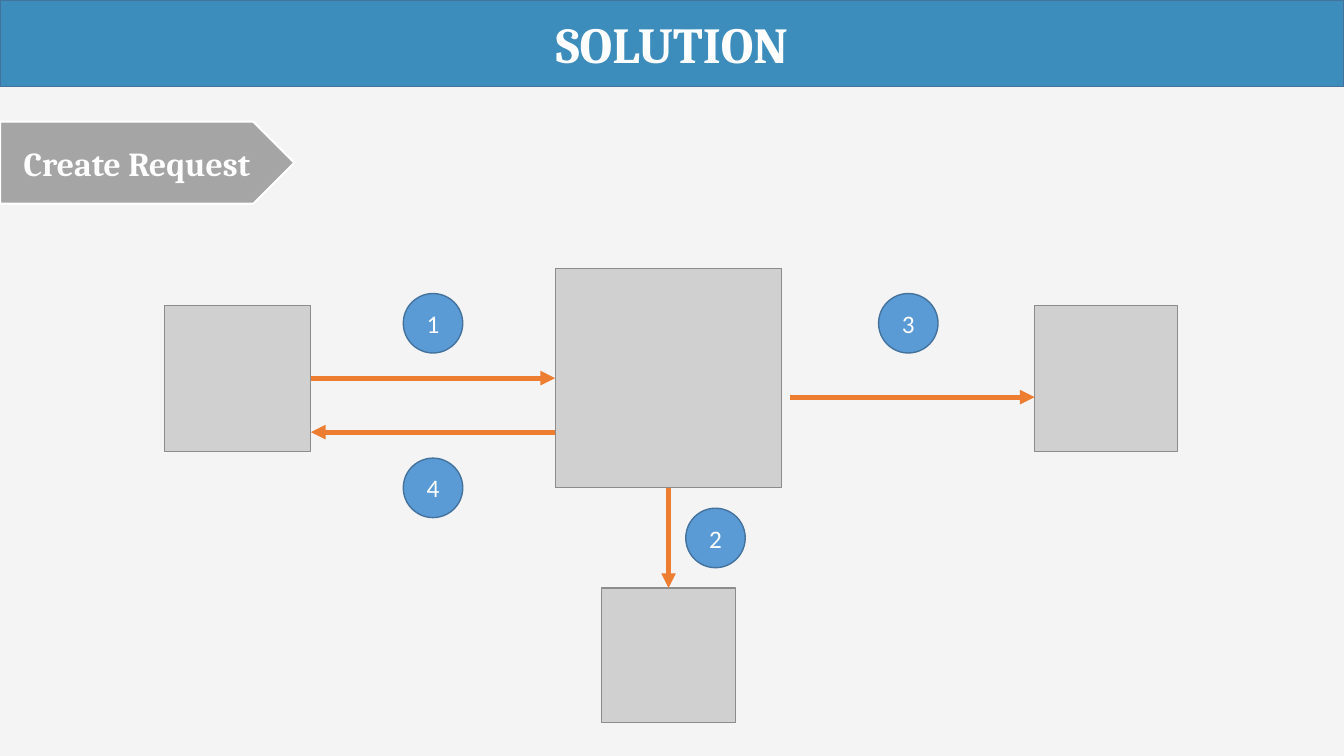
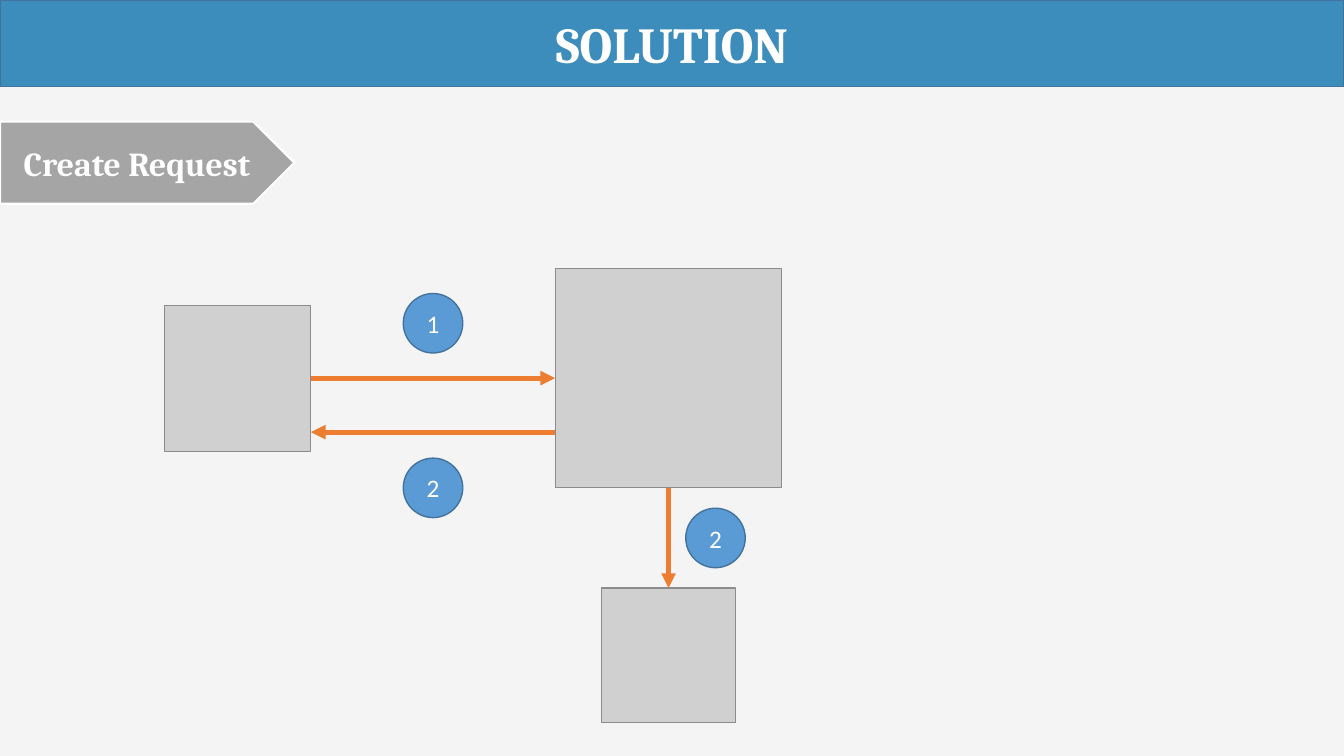
Before and after one commit to haltt051093/IMS-datacenter, a slide deck: slide 19 of Document/Presentation/IMS_20160408_Presentation.pptx. Drawn at 1344x756 pixels with LibreOffice and Linux fonts; fonts in the diff are those of the drawing; grey boxes stand for pictures. Boxes give left, top, right and bottom in pixels: in the first picture for what was removed or moved away, otherwise in the second. Text is boxed around its words. In the diff, an @@ line names an element or a change of style, - is before the commit and + after.

```diff
--- a/Document/Presentation/IMS_20160408_Presentation.pptx
+++ b/Document/Presentation/IMS_20160408_Presentation.pptx
@@ ellipse removed at box(879, 293, 939, 353) @@
-3
@@ picture removed at box(1034, 306, 1178, 452) @@
@@ arrow removed from (790, 397) to (1034, 397) @@
@@ text in ellipse at box(427, 480, 440, 497): text changed @@
-4
+2
```
Also in this commit, not shown: 4 other slides changed, 3 slides added, 1 slide removed.
